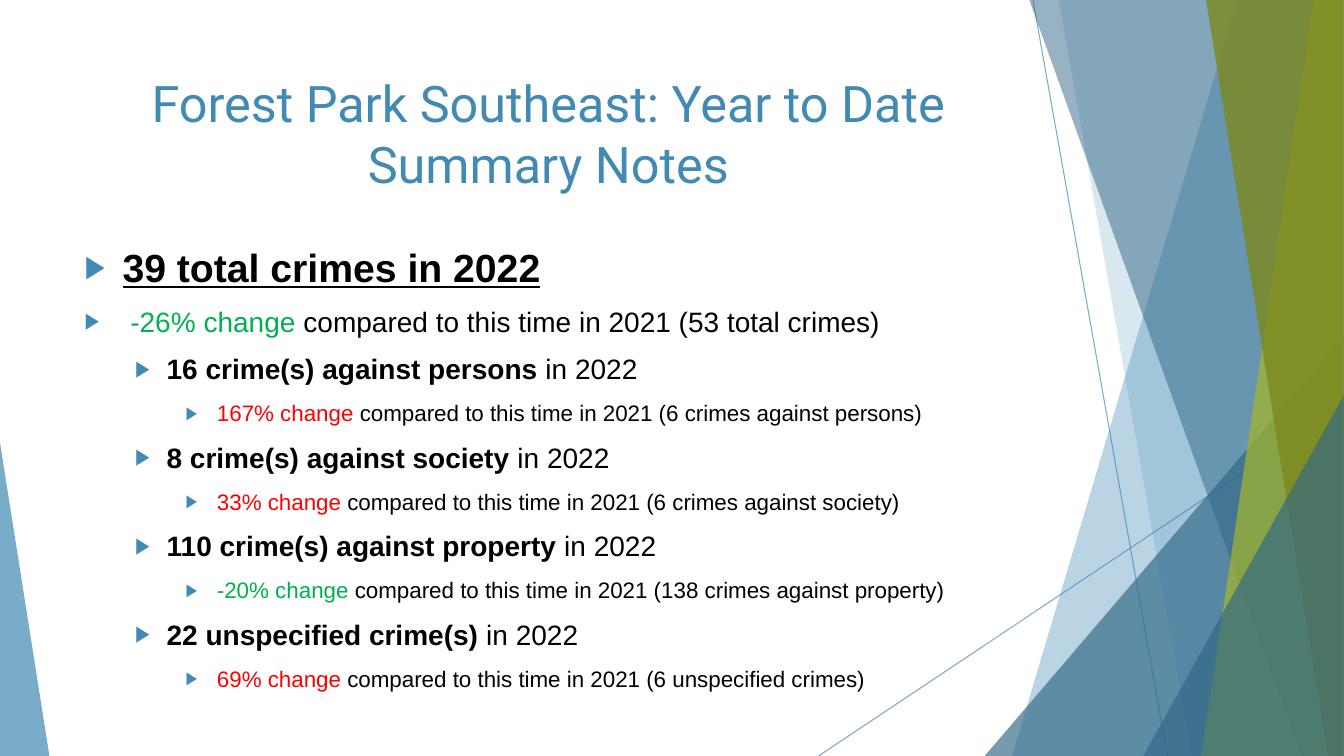
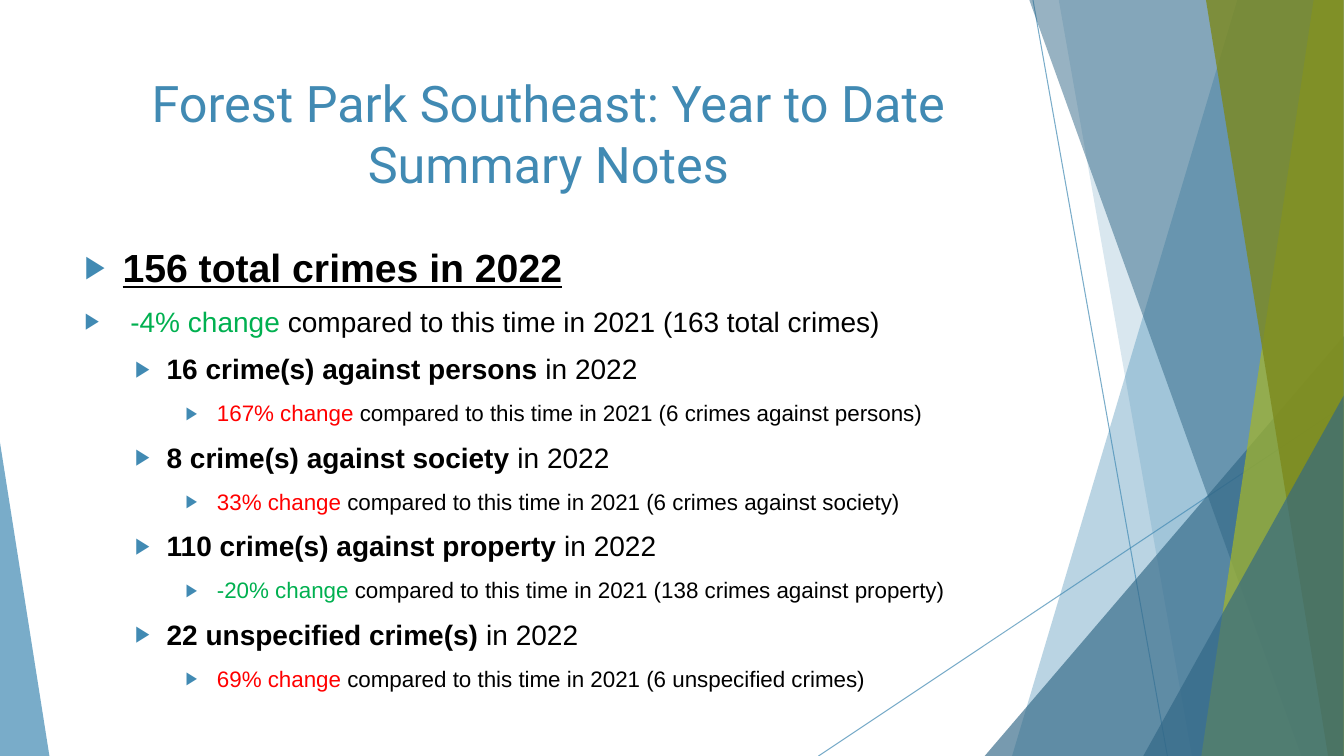
Before and after one commit to wumcrc/monthly-crime-reports, a slide deck: slide 8 of NIBRS/results/presentations/2022/March/fpse-bot-cwe-mc-March2022.pptx. Drawn at 1344x756 pixels with LibreOffice and Linux fonts; fonts in the diff are those of the drawing. Boxes give left, top, right and bottom in pixels: in the first picture for what was removed or moved away, otherwise in the second. Text is boxed around its words. In the diff, an @@ line names an element or a change of style, - is before the commit and + after.

```diff
--- a/NIBRS/results/presentations/2022/March/fpse-bot-cwe-mc-March2022.pptx
+++ b/NIBRS/results/presentations/2022/March/fpse-bot-cwe-mc-March2022.pptx
@@ text at [123,253,880,337]: text changed @@
-▶ 39 total crimes in 2022
-▶ -26% change compared to this time in 2021 (53 total crimes)
+▶ 156 total crimes in 2022
+▶ -4% change compared to this time in 2021 (163 total crimes)
```
Also in this commit, not shown: 2 other slides changed, 1 other file.
